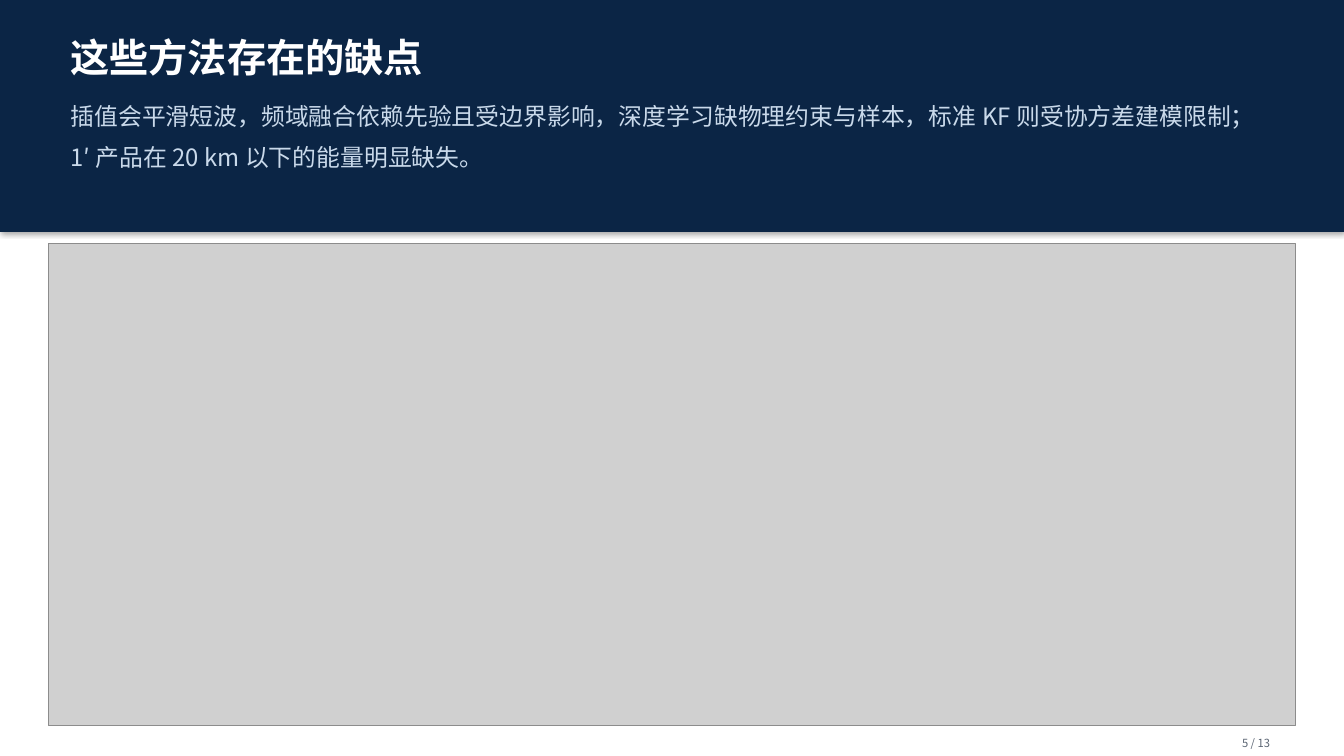
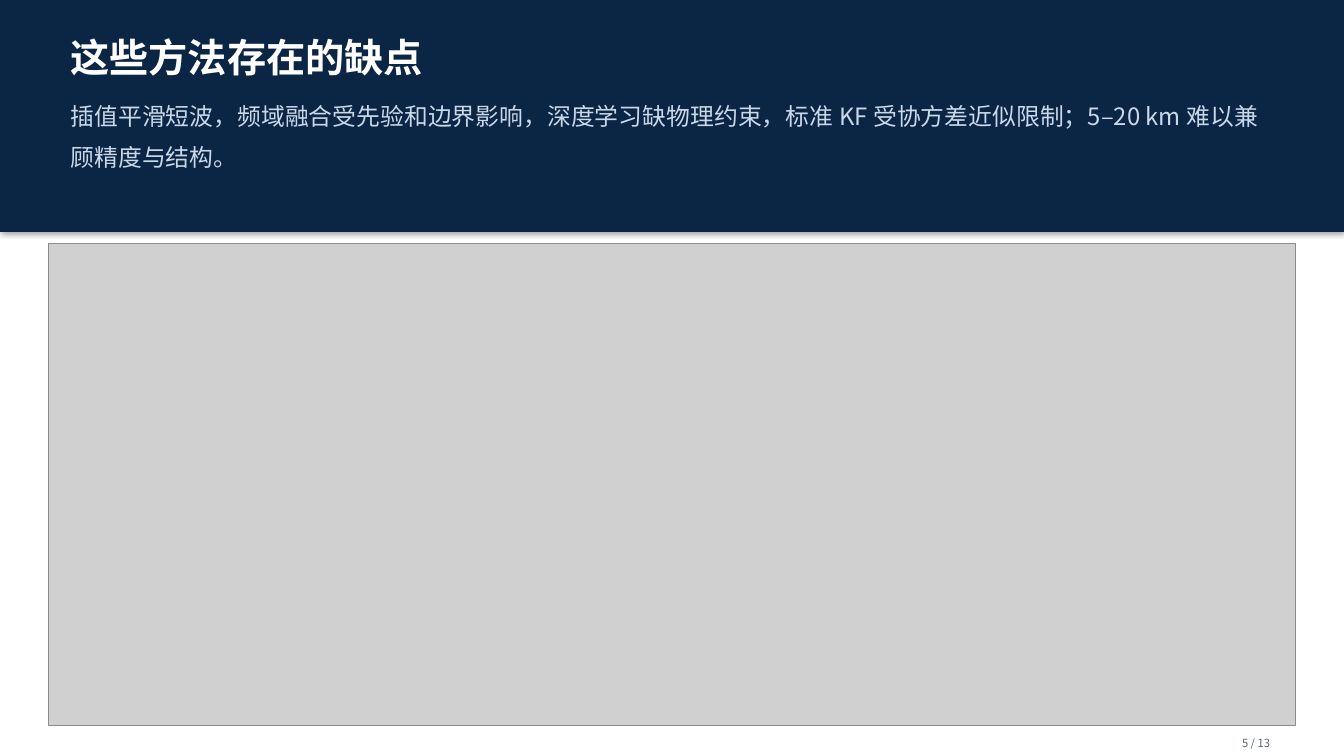
Before and after one commit to shuyunkai/kalman_gravity, a slide deck: slide 5 of ppt/汇报_新结构_13页.pptx. Drawn at 1344x756 pixels with LibreOffice and Linux fonts; fonts in the diff are those of the drawing; grey boxes stand for pictures. Boxes give left, top, right and bottom in pixels: in the first picture for what was removed or moved away, otherwise in the second. Text is boxed around its words. In the diff, an @@ line names an element or a change of style, - is before the commit and + after.

```diff
--- a/ppt/汇报_新结构_13页.pptx
+++ b/ppt/汇报_新结构_13页.pptx
@@ text at (71,105,1257,168): text changed @@
-插值会平滑短波，频域融合依赖先验且受边界影响，深度学习缺物理约束与样本，标准 KF 则受协方差建模限制；1′ 产品在 20 km 以下的能量明显缺失。
+插值平滑短波，频域融合受先验和边界影响，深度学习缺物理约束，标准 KF 受协方差近似限制；5–20 km 难以兼顾精度与结构。
```
Also in this commit, not shown: 11 other slides changed, 1 other file.
